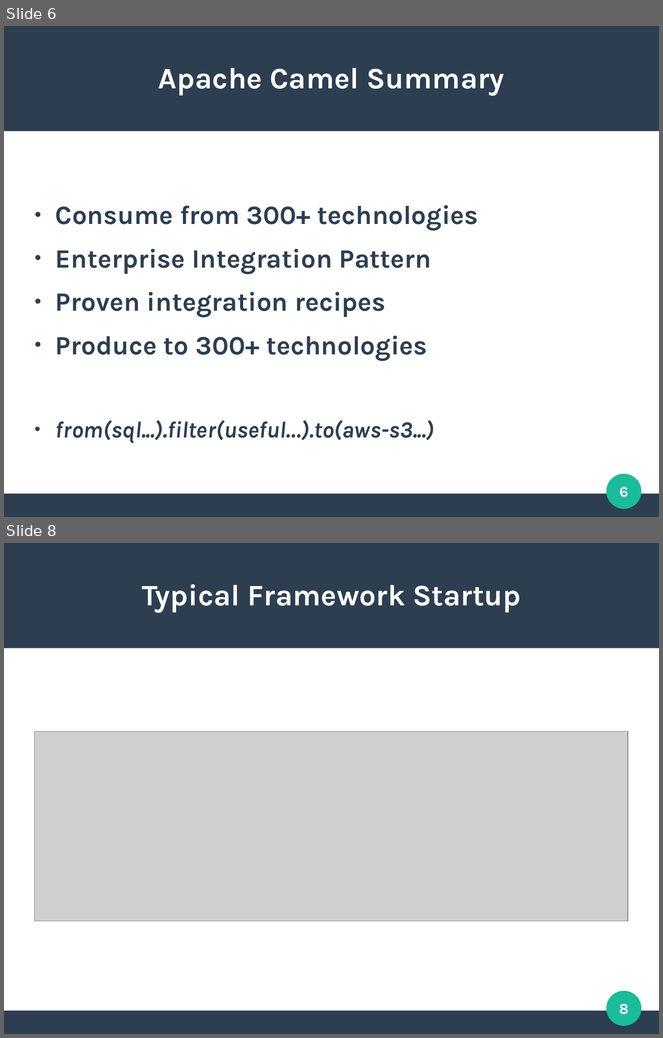
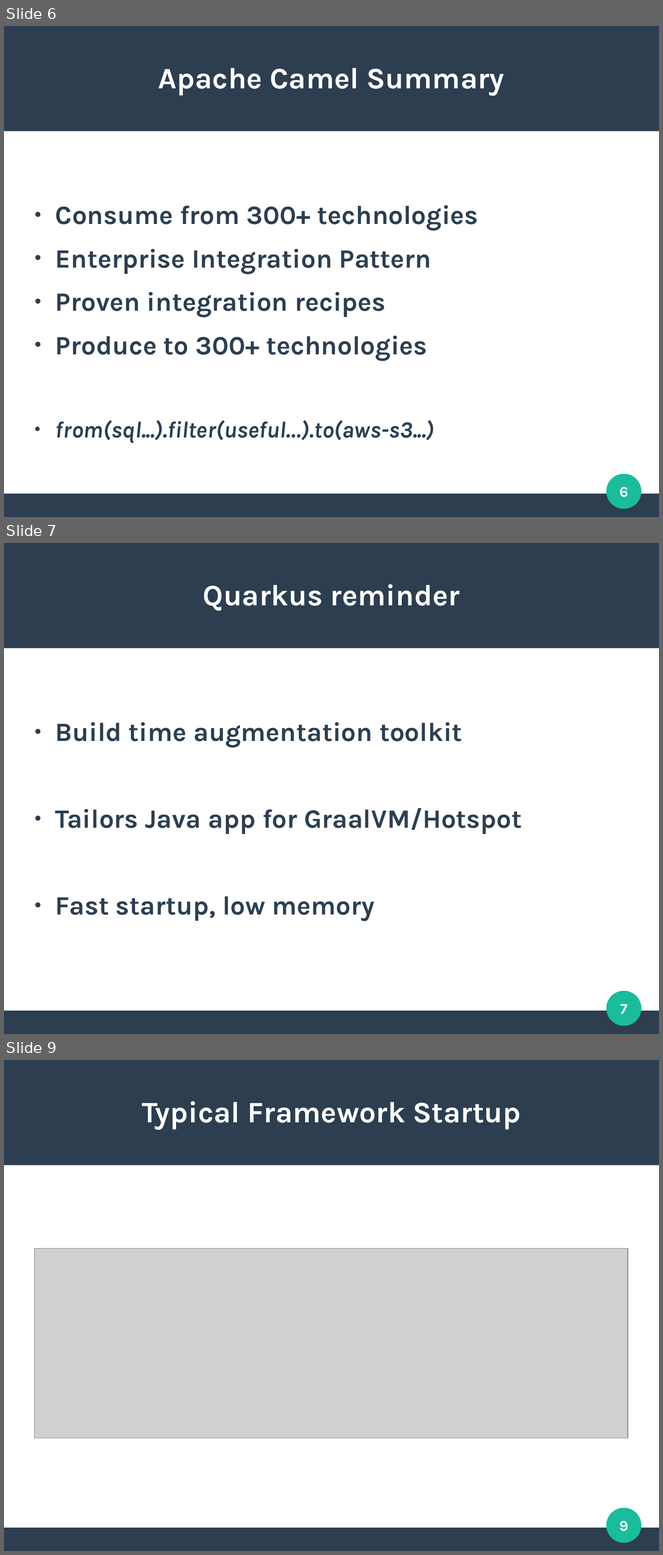
Before and after one commit to aldettinger/integration-in-the-cloud-era-with-camel-quarkus, a slide deck: Integration In The Cloud Era With Camel Quarkus.odp. Shown one above the other, each under a label of ours: slides 6 and 8 before the commit, slides 6, 7 and 9 after it; the slides between them are not shown. The pictures are 663x1038 and 663x1555 pixels, drawn with LibreOffice and Linux fonts; fonts in the diff are those of the drawing; grey boxes stand for pictures. Boxes give left, top, right and bottom in pixels: in the first picture for what was removed or moved away, otherwise in the second. Text is boxed around its words. In the diff, an @@ line names an element or a change of style, - is before the commit and + after.

```diff
--- a/Integration In The Cloud Era With Camel Quarkus.odp
+++ b/Integration In The Cloud Era With Camel Quarkus.odp
@@ slide 7 added at (4, 543, 659, 1034), background #FFFFFF; not listed: 3 template elements that a slide beside it also shows @@
@@ title added at (203, 584, 460, 611), 36 pt, text #FFFFFF, bold @@
+Quarkus reminder
@@ text added at (55, 722, 522, 921), 32 pt, text #2C3E50, bold @@
+● Build time augmentation toolkit
+● Tailors Java app for GraalVM/Hotspot
+● Fast startup, low memory
@@ page number added at (620, 1004, 627, 1014), 18 pt, text #FFFFFF, bold @@
+7
@@ what was slide 8 is now slide 9 @@
@@ page number at (620, 1521, 629, 1532): text changed @@
-8
+9
```
Also in this commit, not shown: 1 slide changed, 1 other file.
